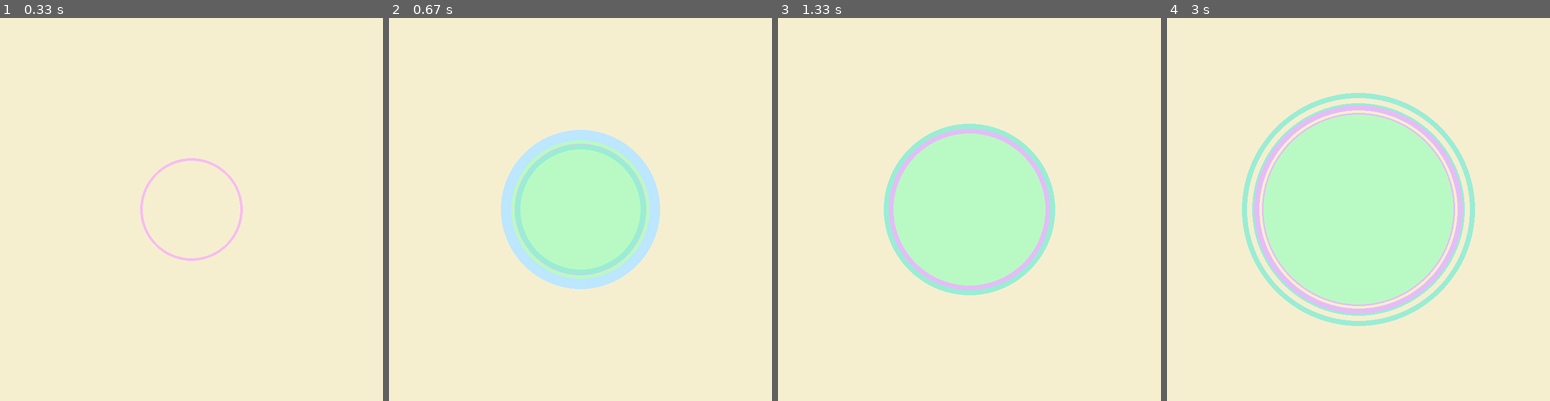
Above: before the commit, frames 1-4 (left to right).
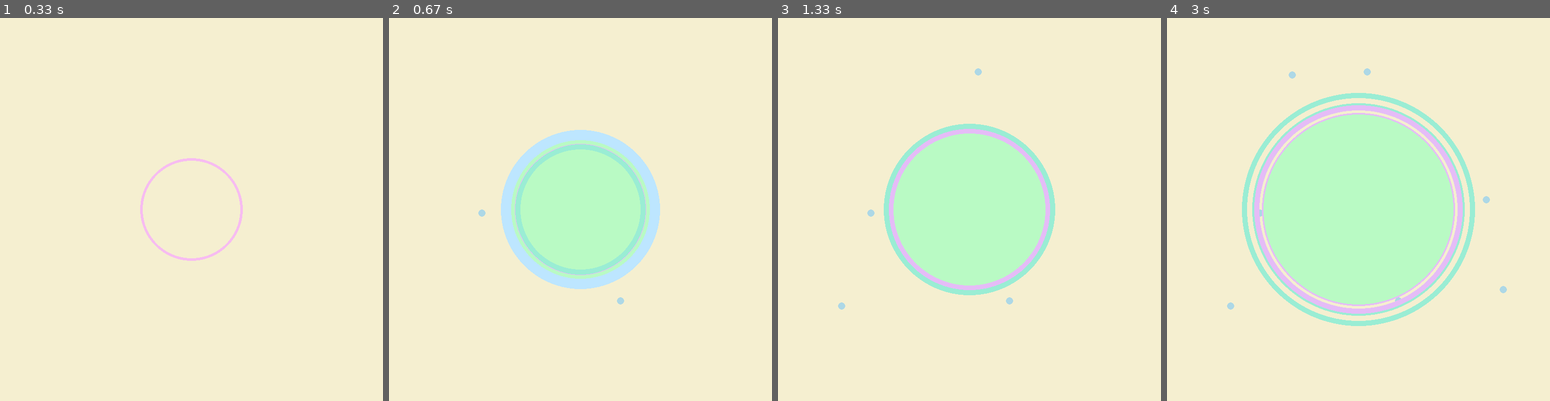
Above: after the commit, the same moments.

Repository: Yingtong24/PyGame
Game: pygame game, started from circles.py
Same seed, same stepped clock (60 frames per second), same inputs: the game is played once before the commit and once after it.
Inputs (mouse positions are in pixels of both pictures, inside the frame that each line leads up to):
- Up to frame 1 (0.33 s): no input
- Up to frame 2 (0.67 s): press the mouse at (480, 213) at 0.37 s; move the mouse to (549, 255) at 0.47 s; release the mouse at (618, 301) at 0.6 s
- Up to frame 3 (1.33 s): click (843, 305) at 0.77 s; click (977, 71) at 1.12 s
- Up to frame 4 (3 s): click (1358, 259) at 1.52 s; click (1293, 75) at 1.98 s; move the mouse to (1484, 198) at 2.3 s; click (1484, 198) at 2.52 s; move the mouse to (1504, 289) at 2.87 s

Frame 1 is identical in both runs. In frame 2, less than 0.1% of the frame differs, in the area x 23-62%, y 50-75%; in frame 3, 0.1%; in frame 4, 0.2%, in the area x 15-89%, y 13-77%.

Commit message:
Update circles.py

Diff:
--- a/circles.py
+++ b/circles.py
@@ -52,5 +52,11 @@
             c1.grow(5)
             c2.grow(10)
             c3.grow(15)
-            c4.grow(20)
+            c4.grow(20 )
             pygame.display.update()
+
+        elif event.type==pygame.MOUSEMOTION:
+            position=pygame.mouse.get_pos()
+            cir=shapes("light blue", position, 7)
+            cir.draw()
+            pygame.display.update()
